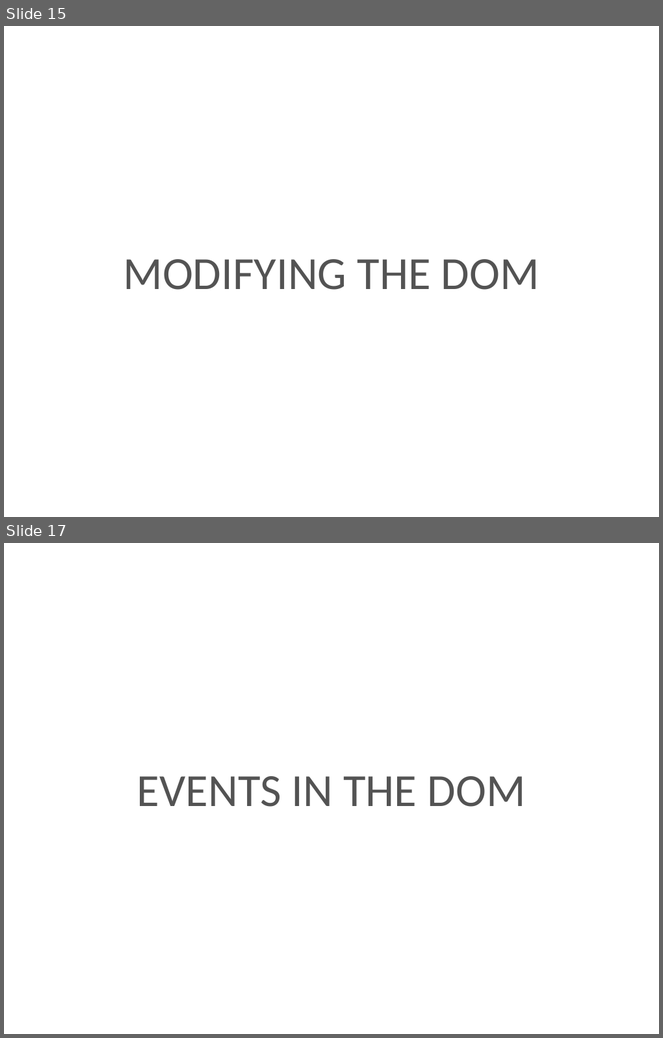
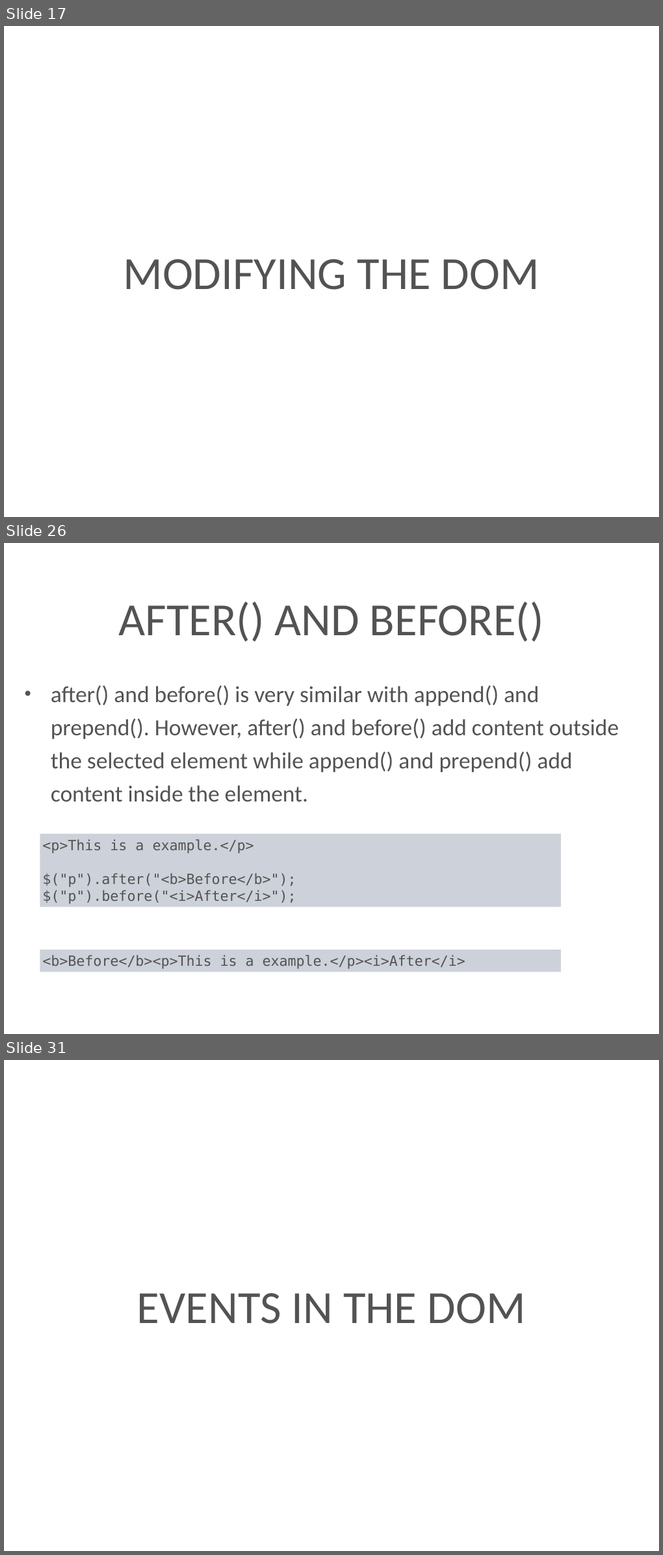
Before and after one commit to kenton-steiner18/Techtasks, a slide deck: presentation/jQuery.pptx. Shown one above the other, each under a label of ours: slides 15 and 17 before the commit, slides 17, 26 and 31 after it; the slides between them are not shown. The pictures are 663x1038 and 663x1555 pixels, drawn with LibreOffice and Linux fonts; fonts in the diff are those of the drawing; background and template pictures are left out. Boxes give left, top, right and bottom in pixels: in the first picture for what was removed or moved away, otherwise in the second. Text is boxed around its words. In the diff, an @@ line names an element or a change of style, - is before the commit and + after.

```diff
--- a/presentation/jQuery.pptx
+++ b/presentation/jQuery.pptx
@@ slide 26 added at <box>4,543,659,1034</box>, background picture (left out) @@
@@ title added at <box>119,601,544,642</box>, 72 pt, text #535353 @@
+AFTER() AND BEFORE()
@@ text added at <box>51,685,619,802</box>, 36 pt, text #535353 @@
+• after() and before() is very similar with append() and prepend(). However, after() and before() add content outside the selected element while append() and prepend() add content inside the element.
@@ rectangle added at <box>40,834,561,907</box>, fill #9DA5B4 at 50% opacity, 22 pt, text #535353 @@
+<p>This is a example.</p>
+$("p").after("<b>Before</b>");
+$("p").before("<i>After</i>");
@@ rectangle added at <box>40,950,561,972</box>, fill #9DA5B4 at 50% opacity, 22 pt, text #535353 @@
+<b>Before</b><p>This is a example.</p><i>After</i>
@@ what was slide 15 is now slide 17 @@
@@ what was slide 17 is now slide 31 @@
```
Also in this commit, not shown: 2 slides changed, 14 other slides added, 1 slide removed.
